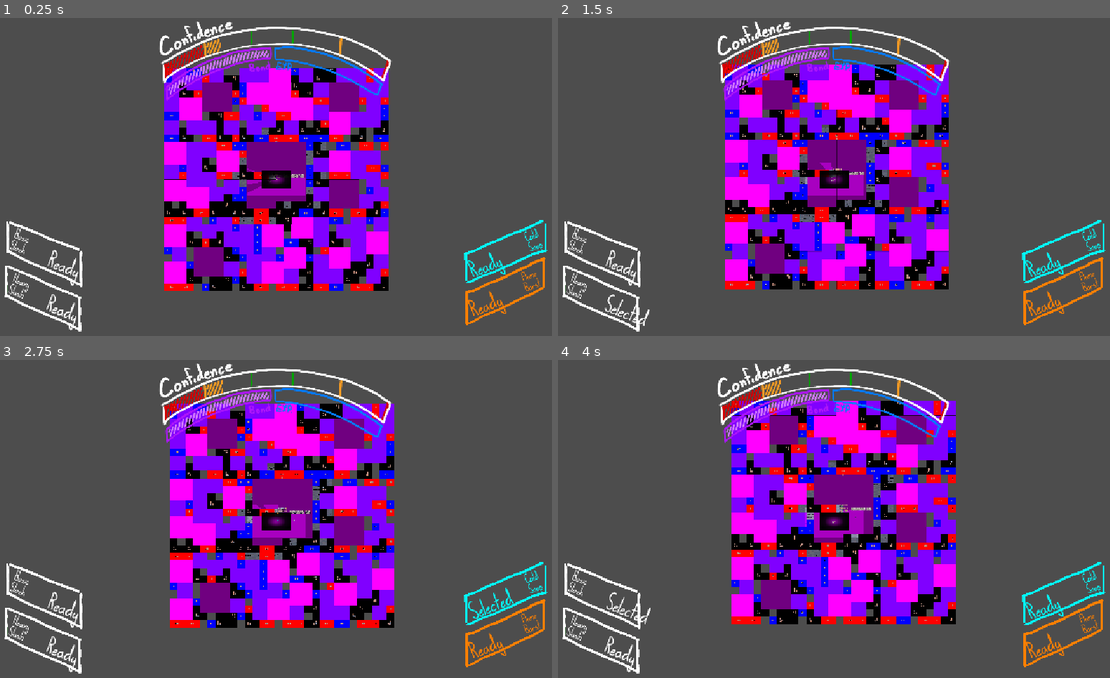
Above: before the commit, frames 1-4 (two rows, left to right).
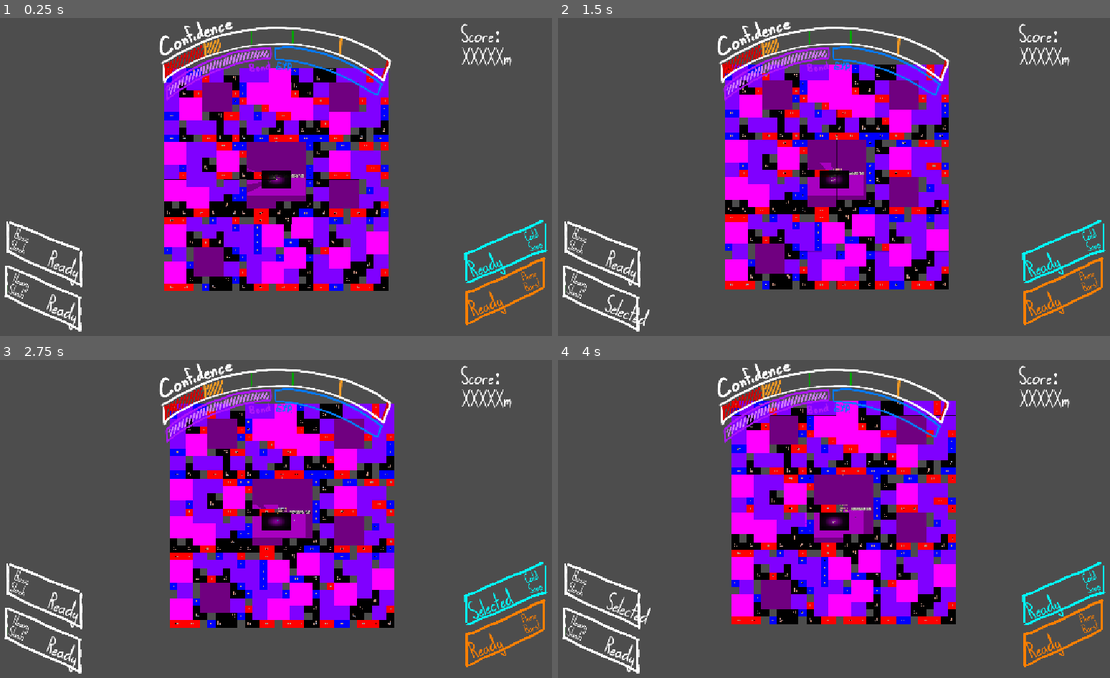
Above: after the commit, the same moments.

Repository: kiransprasad/PirateGameJam16
Game: Godot game, scene res://Maps/World.tscn
Same seed, same stepped clock (60 frames per second), same inputs: the game is played once before the commit and once after it.
Inputs:
- Up to frame 1 (0.25 s): no input
- Up to frame 2 (1.5 s): click "Basic Slash" at 0.5 s; click "Heavy Slash" at 1.25 s
- Up to frame 3 (2.75 s): click "Cold Snap" at 2 s
- Up to frame 4 (4 s): click "Flame Burst" at 2.75 s; click "Basic Slash" at 3.5 s

The runs differ from the first frame. In frame 1, 0.7% of the frame differs, in the area x 42-93%, y 1-65%; in frame 2, 0.7%; in frame 3, 0.7%; in frame 4, 0.7%, in the area x 43-93%, y 1-62%.

Commit message:
Fixed missing imports

Diff:
--- a/Maps/World.tscn
+++ b/Maps/World.tscn
@@ -1,7 +1,5 @@
-[gd_scene load_steps=11 format=3 uid="uid://cco1d6tc1yo8e"]
+[gd_scene load_steps=9 format=3 uid="uid://cco1d6tc1yo8e"]
 
-[ext_resource type="Texture2D" uid="uid://cd3i8h7q6vb51" path="res://Sprites/FloorDark.png" id="1_d2bag"]
-[ext_resource type="Texture2D" uid="uid://b720l74mfr12s" path="res://Sprites/path.png" id="2_syamy"]
 [ext_resource type="PackedScene" uid="uid://blt5jbc418oer" path="res://Prefabs/Slime.tscn" id="3_yxoqv"]
 [ext_resource type="PackedScene" uid="uid://7ba7qdy1f0uo" path="res://Prefabs/Wraith.tscn" id="4_2ns1p"]
 [ext_resource type="PackedScene" uid="uid://cwd0wriv0fk8v" path="res://Prefabs/Player.tscn" id="5_yqin0"]
@@ -24,7 +22,6 @@
 z_index = -10
 texture_repeat = 2
 scale = Vector2(0.5, 0.5)
-texture = ExtResource("1_d2bag")
 region_enabled = true
 region_rect = Rect2(0, 0, 40000, 40000)
 
@@ -33,7 +30,6 @@
 texture_repeat = 2
 width = 20.0
 default_color = Color(0, 0.724775, 0.0537941, 1)
-texture = ExtResource("2_syamy")
 texture_mode = 1
 joint_mode = 1
 
--- /dev/null
+++ b/Prefabs/EnemySpawnPoint.tscn
@@ -0,0 +1,6 @@
+[gd_scene load_steps=2 format=3 uid="uid://c5w0mo23hb2s"]
+
+[ext_resource type="Script" path="res://Prefabs/enemy_spawn_point.gd" id="1_dynck"]
+
+[node name="EnemySpawnPoint" type="Node2D"]
+script = ExtResource("1_dynck")
--- a/Prefabs/UI.tscn
+++ b/Prefabs/UI.tscn
@@ -75,6 +75,32 @@
 scale = Vector2(0.443, 0.443)
 value = 100.0
 texture_progress = ExtResource("6_4xu3d")
+
+[node name="Score" type="Label" parent="CanvasLayer/UI_BARS"]
+offset_left = 1230.0
+offset_top = 14.0
+offset_right = 1389.0
+offset_bottom = 117.0
+theme_override_constants/line_spacing = -10
+theme_override_fonts/font = ExtResource("10_vjqvw")
+theme_override_font_sizes/font_size = 100
+text = "Score:"
+vertical_alignment = 1
+justification_flags = 0
+paragraph_separator = " "
+
+[node name="ScoreCounter" type="Label" parent="CanvasLayer/UI_BARS"]
+offset_left = 1234.0
+offset_top = 106.0
+offset_right = 1432.0
+offset_bottom = 209.0
+theme_override_constants/line_spacing = -10
+theme_override_fonts/font = ExtResource("10_vjqvw")
+theme_override_font_sizes/font_size = 100
+text = "XXXXXm"
+vertical_alignment = 1
+justification_flags = 0
+paragraph_separator = " "
 
 [node name="UI_SKILLS" type="HBoxContainer" parent="CanvasLayer"]
 anchors_preset = 7
Not shown, changed: UI/ButtonBitmapLeft.png.import
Not shown, changed: UI/ButtonBitmapRight.png.import
Not shown, changed: UI/Handwritten.otf.import
